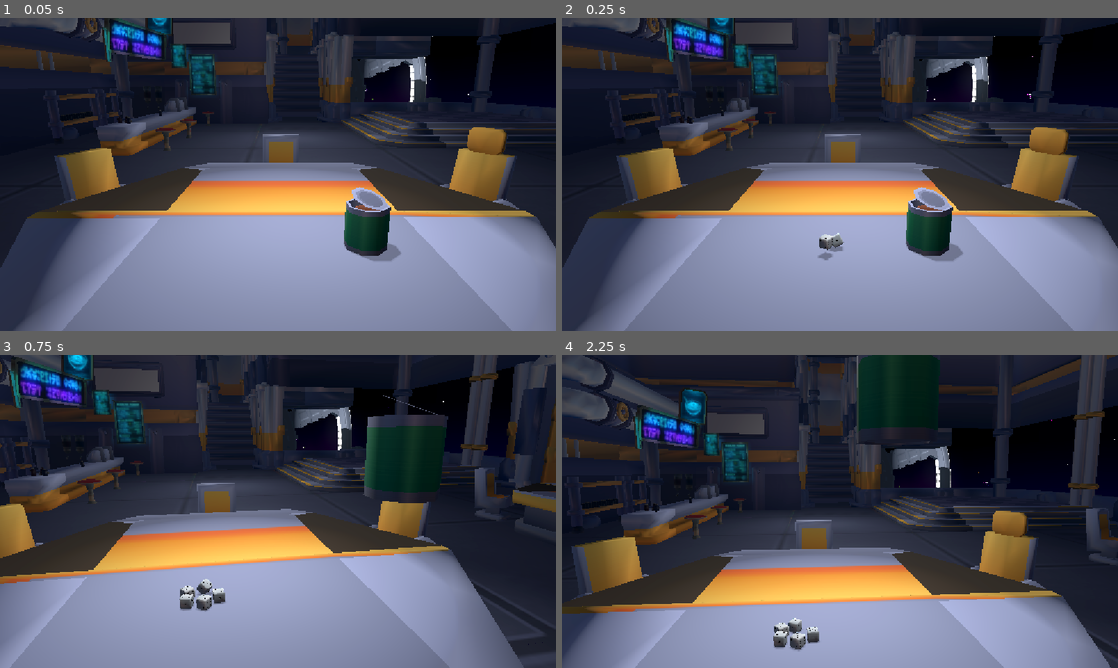
Above: before the commit, frames 1-4 (two rows, left to right).
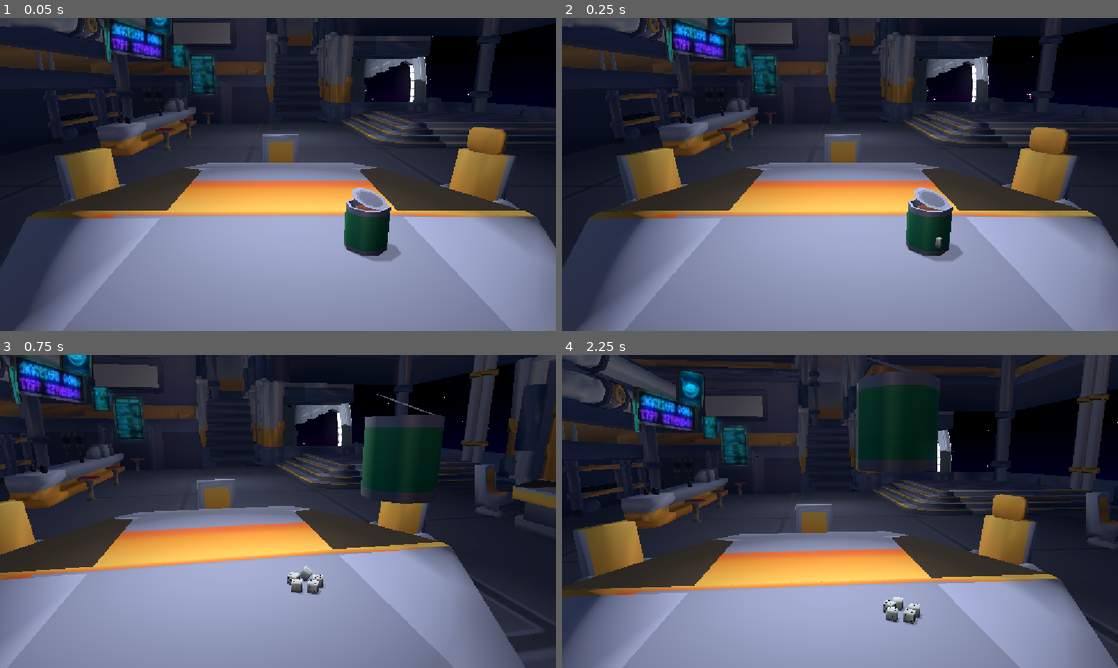
Above: after the commit, the same moments.

Repository: broskiiiadactyl/dice_game
Game: Godot game, scene res://Main.tscn
The game is run twice, just before and just after one commit, with the same random seed, the same clock (stepped at 60 frames per second) and the same inputs.
Inputs (mouse positions are in pixels of both pictures, inside the frame that each line leads up to):
- Up to frame 1 (0.05 s): no input
- Up to frame 2 (0.25 s): no input
- Up to frame 3 (0.75 s): move the mouse to (400, 495) at 0.52 s; press the mouse at (400, 495) at 0.53 s
- Up to frame 4 (2.25 s): move the mouse to (728, 527) at 1.27 s; release the mouse at (728, 527) at 1.28 s; right-click (728, 527) at 1.35 s; move the mouse to (895, 442) at 2.02 s; press the mouse at (895, 442) at 2.03 s

Frame 1 is identical in both runs. In frame 2, 0.3% of the frame differs, in the area x 46-69%, y 68-78%; in frame 3, 13%; in frame 4, 39%, in the area x 0-100%, y 0-100%.

Commit message:
Cup shake bounds
-set bounding box for moving the cup in front of the player

Diff:
--- a/Main.tscn
+++ b/Main.tscn
@@ -26,6 +26,9 @@
 fog_light_color = Color(0.43057704, 0.5681656, 0.70668876, 1)
 fog_light_energy = 0.1
 
+[sub_resource type="QuadMesh" id="QuadMesh_lgr22"]
+size = Vector2(1.505, 0.835)
+
 [node name="Main" type="Node3D" unique_id=362393473]
 script = ExtResource("1_fos0i")
 
@@ -48,7 +51,7 @@
 transform = Transform3D(1, 0, 0, 0, 0.9659259, 0.25881907, 0, -0.25881907, 0.9659258, -1.2046471, 1.9092319, 8.255807)
 fov = 50.0
 script = ExtResource("3_lgr22")
-max_pitch = 75.0
+max_pitch = 50.0
 
 [node name="Player Cup" parent="Player" unique_id=2144877282 instance=ExtResource("4_cm0pq")]
 unique_name_in_owner = true
@@ -56,12 +59,18 @@
 
 [node name="Dice Spawner" parent="Player" unique_id=1254509806 instance=ExtResource("2_r0du0")]
 unique_name_in_owner = true
-transform = Transform3D(1.0000007, 0, -2.0861626e-07, 0, 1, 0, 2.0861626e-07, 0, 1.0000007, -1.3277878, 0.8955653, 6.1128945)
+transform = Transform3D(1.0000007, 0, -2.0861626e-07, 0, 1, 0, 2.0861626e-07, 0, 1.0000007, -0.5829878, 0.8955653, 6.0914836)
 spawn_scene = ExtResource("1_glv2v")
 spawn_count = 6
 use_random_rotation = true
 rotation_range = Vector3(5, 5, 5)
 spawn_timer = 0.1
+
+[node name="Cup Bounds" type="MeshInstance3D" parent="Player" unique_id=403640780]
+unique_name_in_owner = true
+transform = Transform3D(1, 0, 0, 0, 1, 0, 0, 0, 1, -1.2046471, 1.4367213, 7.0975337)
+visible = false
+mesh = SubResource("QuadMesh_lgr22")
 
 [node name="BarVer1_Merged" parent="." unique_id=1332937823 instance=ExtResource("6_3dxm6")]
 transform = Transform3D(-4.371139e-08, 0, 1, 0, 1, 0, -1, 0, -4.371139e-08, 0, 0, 0)
@@ -123,8 +132,8 @@
 omni_range = 0.75
 omni_attenuation = 0.0
 
-[node name="Poster 1" type="AreaLight3D" parent="." unique_id=731202654]
-transform = Transform3D(0.7587198, 0.19061644, 0.62290424, 0.018703766, 0.94946057, -0.3133286, -0.6511486, 0.24937925, 0.7168092, -6.5201206, 4.844169, -8.264079)
+[node name="Poster 1" type="AreaLight3D" parent="BarVer1_Merged" unique_id=731202654]
+transform = Transform3D(0.65114856, -0.24937928, -0.7168092, 0.018703766, 0.94946057, -0.3133286, 0.7587198, 0.19061641, 0.6229042, 8.264079, 4.844169, -6.52012)
 light_color = Color(0, 1, 1, 1)
 light_energy = 1.5
 light_specular = 0.0
@@ -132,8 +141,8 @@
 area_attenuation = 1.579
 area_size = Vector2(0.46879864, 1.3230572)
 
-[node name="Poster 2" type="AreaLight3D" parent="." unique_id=913679057]
-transform = Transform3D(0.97780114, 0, 0.209535, 0, 1, 0, -0.209535, 0, 0.97780114, -5.9499345, 3.236538, -8.696962)
+[node name="Poster 2" type="AreaLight3D" parent="BarVer1_Merged" unique_id=913679057]
+transform = Transform3D(0.20953496, 0, -0.97780114, 0, 1, 0, 0.97780114, 0, 0.20953496, 8.696962, 3.236538, -5.949934)
 light_color = Color(0, 1, 1, 1)
 light_energy = 0.5
 light_specular = 0.0
@@ -141,16 +150,16 @@
 area_attenuation = 1.579
 area_size = Vector2(0.46879864, 0.88121414)
 
-[node name="Poster 3" type="AreaLight3D" parent="." unique_id=851435616]
-transform = Transform3D(1, 0, 0, 0, 1, 0, 0, 0, 1, -4.872654, 2.395789, -8.623376)
+[node name="Poster 3" type="AreaLight3D" parent="BarVer1_Merged" unique_id=851435616]
+transform = Transform3D(-4.371139e-08, 0, -1, 0, 1, 0, 1, 0, -4.371139e-08, 8.623376, 2.395789, -4.8726535)
 light_color = Color(0, 1, 1, 1)
 light_specular = 0.0
 area_range = 0.5
 area_attenuation = 1.579
 area_size = Vector2(1.0921373, 1.618865)
 
-[node name="Poster 4" type="AreaLight3D" parent="." unique_id=434153733]
-transform = Transform3D(-0.3488085, 0, 0.93719405, 0, 1, 0, -0.93719405, 0, -0.3488085, -6.98029, 3.1984525, -4.0993834)
+[node name="Poster 4" type="AreaLight3D" parent="BarVer1_Merged" unique_id=434153733]
+transform = Transform3D(0.93719405, 0, 0.34880847, 0, 1, 0, -0.34880847, 0, 0.93719405, 4.099384, 3.1984525, -6.98029)
 light_color = Color(0, 1, 1, 1)
 light_specular = 0.0
 area_range = 0.25
--- a/Scripts/main.gd
+++ b/Scripts/main.gd
@@ -3,20 +3,35 @@
 @onready var camera : Camera3D = %"Player Camera"
 @onready var cup : Node3D = %"Player Cup"
 @onready var cup_pos : Vector3 = cup.global_position
+@onready var cup_bounds : MeshInstance3D = %"Cup Bounds"
+@onready var cup_bounds_qm : QuadMesh = cup_bounds.mesh
+var boundL : float
+var boundR : float
+var boundT : float
+var boundB : float
+
 var is_holding : bool = false
 var is_shaking : bool = false
 
-@export_group("Shake Parameters")
+@export_group("Cup Parameters")
 @export var shake_height : float = 0.15
 @export var shake_speed : float = 25
+@export var depth_offset : float = 7.0
 var time_passed : float = 0.0
 
-# Called when the node enters the scene tree for the first time.
+
 func _ready() -> void:
-	pass # Replace with function body.
+	var w = cup_bounds_qm.size.x / 2.0
+	var h = cup_bounds_qm.size.y / 2.0
+
+	boundL = cup_bounds.global_position.x - w
+	boundR = cup_bounds.global_position.x + w
+	boundT = cup_bounds.global_position.y + h
+	boundB = cup_bounds.global_position.y - h
+
+	print(boundL)
 
 
-# Called every frame. 'delta' is the elapsed time since the previous frame.
 func _process(delta: float) -> void:
 	if is_holding:
 		follow_mouse()
@@ -35,16 +50,19 @@
 	elif (not is_holding and is_shaking) or event.is_action_released("RMB"):
 		is_shaking = false
 
+#draws a ray from the camera to the mouse position
+#defines a plane at an offset facing toward the camera
+#places the cup at the point where the ray and the plane intersect
 func follow_mouse() -> void:
 	var mouse_pos : Vector2 = get_viewport().get_mouse_position()
 	var ray_start : Vector3 = camera.project_ray_origin(mouse_pos)
 	var ray_direction : Vector3 = camera.project_ray_normal(mouse_pos)
 
-	var plane := Plane(Vector3.FORWARD, global_position.z - 7)
+	var plane := Plane(Vector3.FORWARD, global_position.z - depth_offset)
 	var intersection : Vector3 = plane.intersects_ray(ray_start, ray_direction)
 
 	if intersection:
-		cup.global_position = intersection
+		cup.global_position = Vector3(clamp(intersection.x, boundL, boundR), clamp(intersection.y, boundB, boundT), intersection.z)
 
 func shake_cup(delta: float) -> void:
 	time_passed += delta
